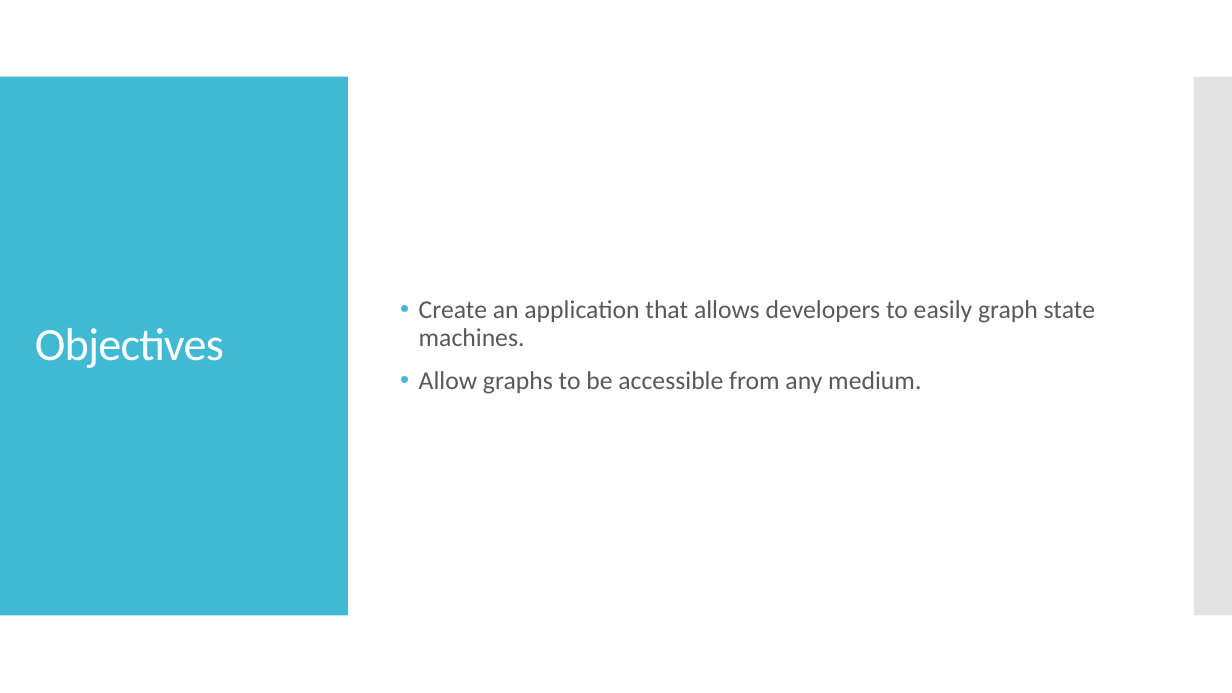
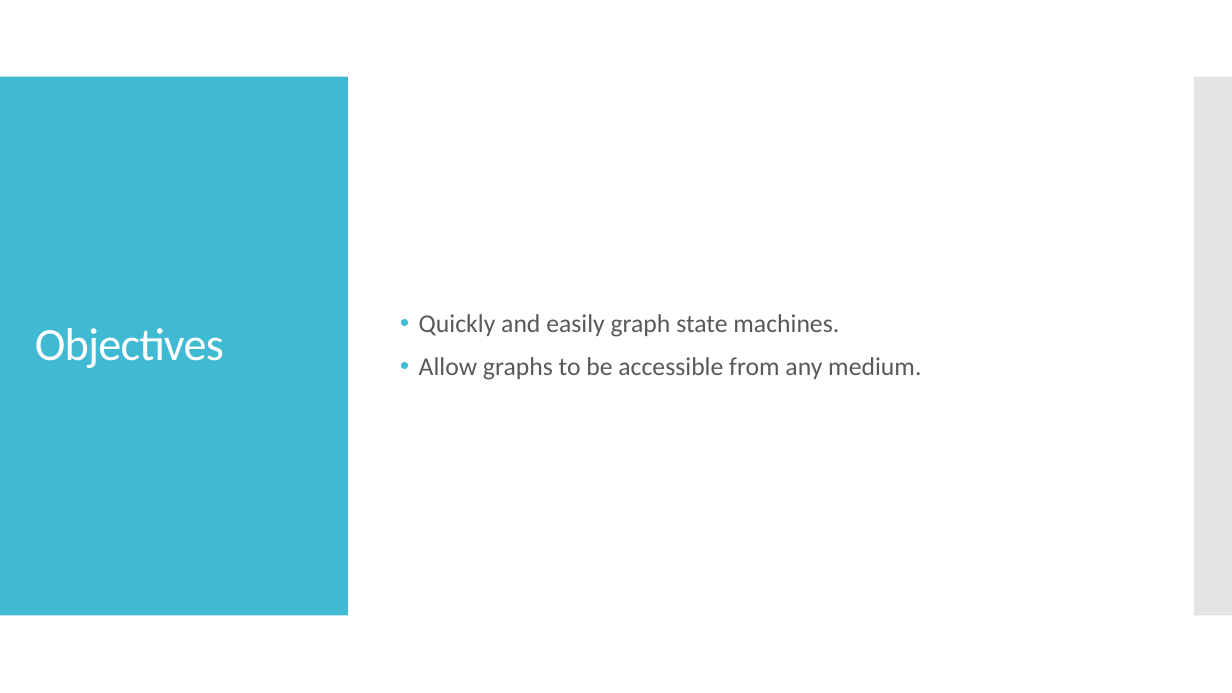
Before and after one commit to dhardin/Finite-State-Machine-Online, a slide deck: slide 3 of Presentation.pptx. Drawn at 1232x693 pixels with LibreOffice and Linux fonts; fonts in the diff are those of the drawing. Boxes give left, top, right and bottom in pixels: in the first picture for what was removed or moved away, otherwise in the second. Text is boxed around its words. In the diff, an @@ line names an element or a change of style, - is before the commit and + after.

```diff
--- a/Presentation.pptx
+++ b/Presentation.pptx
@@ text at <box>419,314,839,337</box>: text changed @@
-• Create an application that allows developers to easily graph state machines.
+• Quickly and easily graph state machines.
```
Also in this commit, not shown: 7 other slides changed, 4 other files.
